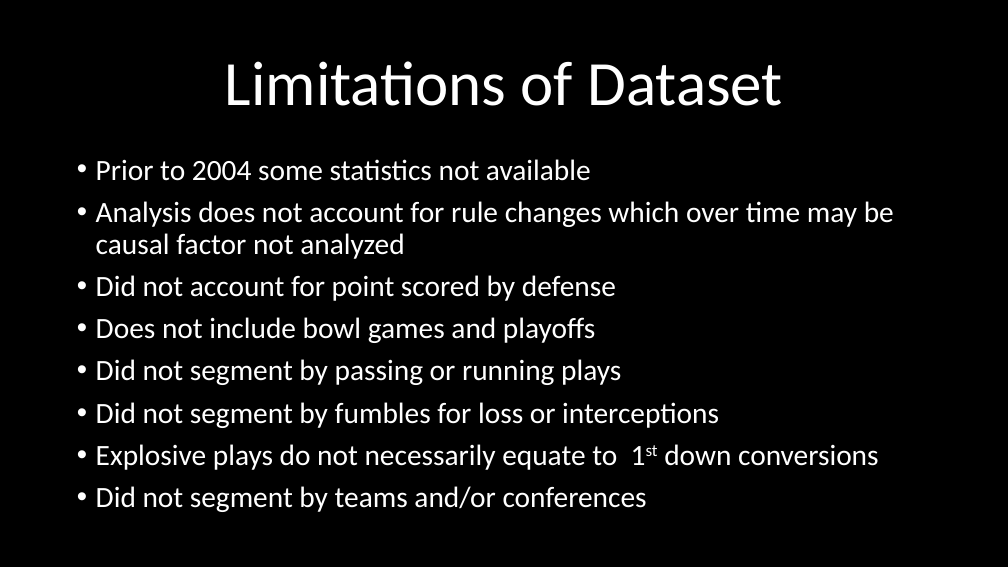
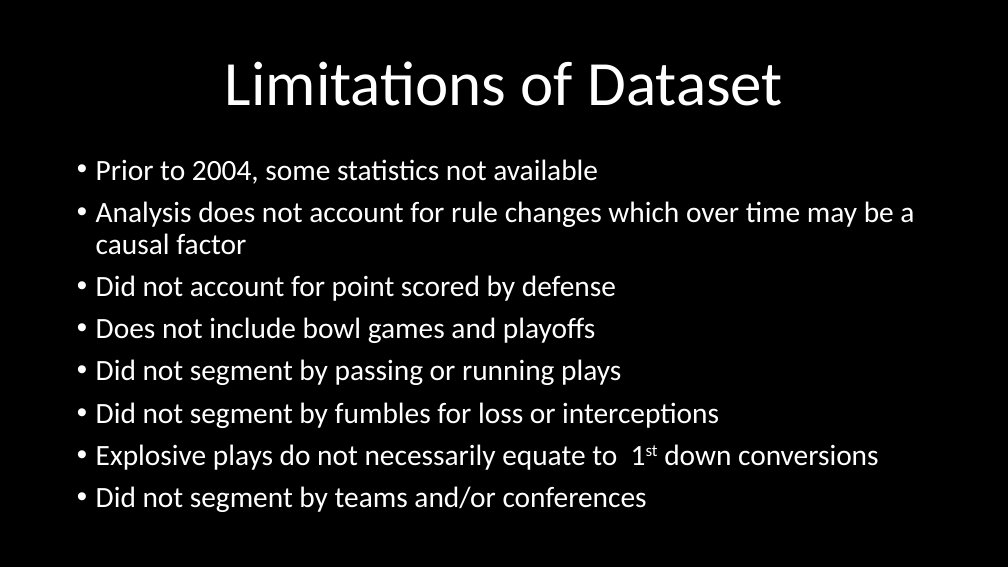
Before and after one commit to khutula/TigerGatorNole_Capstone1, a slide deck: slide 17 of Bootcamp _Campstone1_Project.pptx. Drawn at 1008x567 pixels with LibreOffice and Linux fonts; fonts in the diff are those of the drawing. Boxes give left, top, right and bottom in pixels: in the first picture for what was removed or moved away, otherwise in the second. Text is boxed around its words. In the diff, an @@ line names an element or a change of style, - is before the commit and + after.

```diff
--- a/Bootcamp _Campstone1_Project.pptx
+++ b/Bootcamp _Campstone1_Project.pptx
@@ text at box(96, 159, 914, 255): text changed @@
-• Prior to 2004 some statistics not available
-• Analysis does not account for rule changes which over time may be causal factor not analyzed
+• Prior to 2004, some statistics not available
+• Analysis does not account for rule changes which over time may be a causal factor
```
Also in this commit, not shown: 3 other slides changed.
